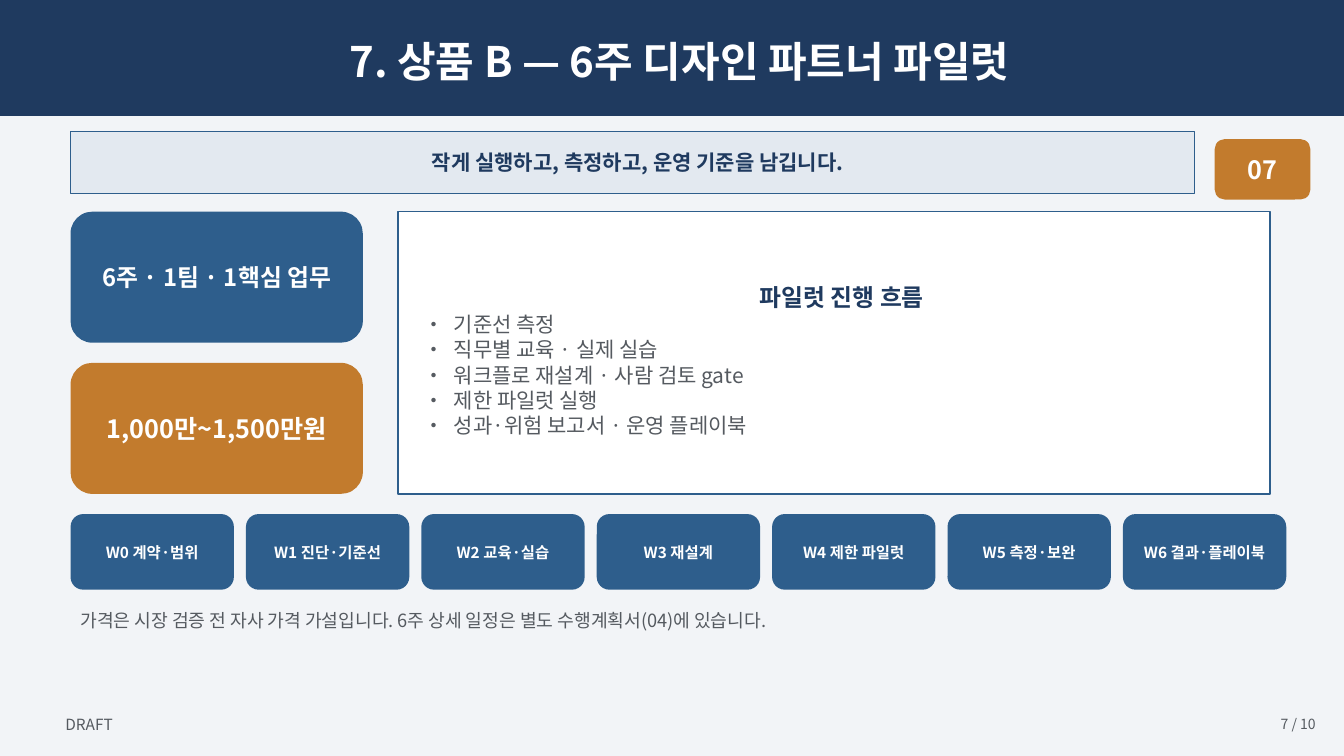
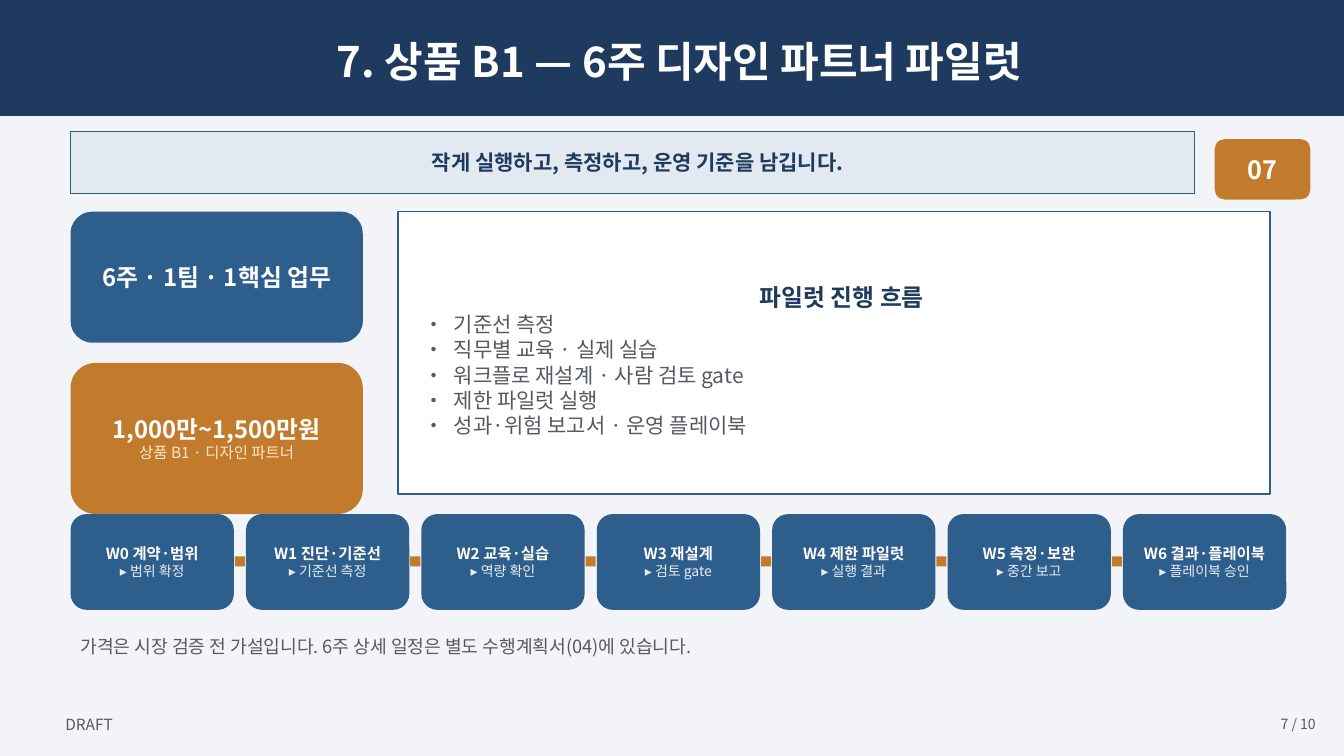
Before and after one commit to skerishKang/ai-revenue-lab, a slide deck: slide 7 of docs/commercial/business-35-ai-media-education-dx/customer-package/Business35_Master_Proposal_10p.pptx. Drawn at 1344x756 pixels with LibreOffice and Linux fonts; fonts in the diff are those of the drawing. Boxes give left, top, right and bottom in pixels: in the first picture for what was removed or moved away, otherwise in the second. Text is boxed around its words. In the diff, an @@ line names an element or a change of style, - is before the commit and + after.

```diff
--- a/docs/commercial/business-35-ai-media-education-dx/customer-package/Business35_Master_Proposal_10p.pptx
+++ b/docs/commercial/business-35-ai-media-education-dx/customer-package/Business35_Master_Proposal_10p.pptx
@@ text in rectangle at <box>337,41,1022,81</box>: text changed @@
-7. 상품 B — 6주 디자인 파트너 파일럿
+7. 상품 B1 — 6주 디자인 파트너 파일럿
@@ rounded rectangle "1,000만~1,500만원": place and size @@
-rounded rectangle "1,000만~1,500만원" at <box>71,363,363,494</box>
+rounded rectangle "1,000만~1,500만원" at <box>71,363,363,514</box>
@@ text in rounded rectangle at <box>113,418,321,443</box>: size 18 to 17 pt in "1,000만~1,500만원" @@
@@ text in rounded rectangle at <box>139,445,294,459</box>: paragraph added @@
+상품 B1 · 디자인 파트너
@@ rounded rectangle "W0 계약·범위": place and size @@
-rounded rectangle "W0 계약·범위" at <box>71,514,234,590</box>
+rounded rectangle "W0 계약·범위" at <box>71,514,234,610</box>
@@ rounded rectangle "W1 진단·기준선": place and size @@
-rounded rectangle "W1 진단·기준선" at <box>246,514,409,590</box>
+rounded rectangle "W1 진단·기준선" at <box>246,514,409,610</box>
@@ rounded rectangle "W2 교육·실습": place and size @@
-rounded rectangle "W2 교육·실습" at <box>421,514,585,590</box>
+rounded rectangle "W2 교육·실습" at <box>421,514,585,610</box>
@@ rounded rectangle "W3 재설계": place and size @@
-rounded rectangle "W3 재설계" at <box>597,514,760,590</box>
+rounded rectangle "W3 재설계" at <box>597,514,760,610</box>
@@ rounded rectangle "W4 제한 파일럿": place and size @@
-rounded rectangle "W4 제한 파일럿" at <box>772,514,936,590</box>
+rounded rectangle "W4 제한 파일럿" at <box>772,514,936,610</box>
@@ rounded rectangle "W5 측정·보완": place and size @@
-rounded rectangle "W5 측정·보완" at <box>948,514,1111,590</box>
+rounded rectangle "W5 측정·보완" at <box>948,514,1111,610</box>
@@ rounded rectangle "W6 결과·플레이북": place and size @@
-rounded rectangle "W6 결과·플레이북" at <box>1123,514,1287,590</box>
+rounded rectangle "W6 결과·플레이북" at <box>1123,514,1287,610</box>
@@ text in rounded rectangle at <box>130,564,185,577</box>: paragraph added @@
+▸ 범위 확정
@@ rectangle added at <box>235,557,245,567</box>, fill #C27B2D @@
@@ text in rounded rectangle at <box>299,564,367,577</box>: paragraph added @@
+▸ 기준선 측정
@@ rectangle added at <box>410,557,420,567</box>, fill #C27B2D @@
@@ text in rounded rectangle at <box>481,564,536,577</box>: paragraph added @@
+▸ 역량 확인
@@ rectangle added at <box>586,557,596,567</box>, fill #C27B2D @@
@@ text in rounded rectangle at <box>655,564,712,580</box>: paragraph added @@
+▸ 검토 gate
@@ rectangle added at <box>761,557,771,567</box>, fill #C27B2D @@
@@ text in rounded rectangle at <box>832,564,886,577</box>: paragraph added @@
+▸ 실행 결과
@@ rectangle added at <box>937,557,947,567</box>, fill #C27B2D @@
@@ text in rounded rectangle at <box>1007,564,1062,577</box>: paragraph added @@
+▸ 중간 보고
@@ rectangle added at <box>1112,557,1122,567</box>, fill #C27B2D @@
@@ text in rounded rectangle at <box>1170,564,1250,577</box>: paragraph added @@
+▸ 플레이북 승인
@@ text at <box>80,638,691,657</box>: text changed @@
-가격은 시장 검증 전 자사 가격 가설입니다. 6주 상세 일정은 별도 수행계획서(04)에 있습니다.
+가격은 시장 검증 전 가설입니다. 6주 상세 일정은 별도 수행계획서(04)에 있습니다.
```
Also in this commit, not shown: 4 other slides changed, 22 other files.
